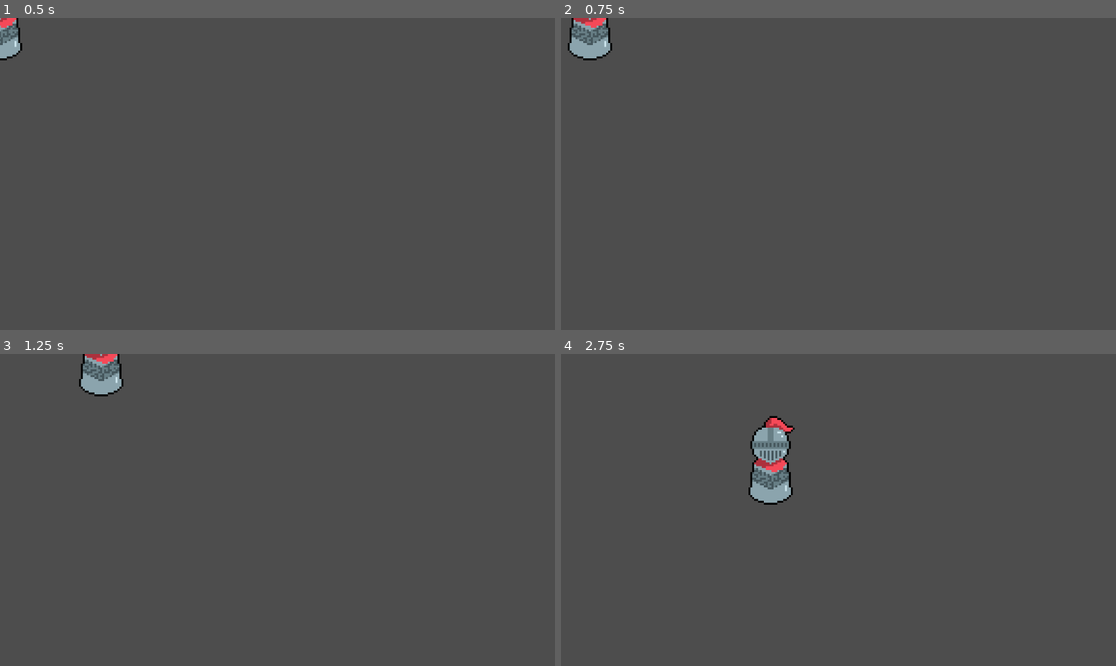
Above: before the commit, frames 1-4 (two rows, left to right).
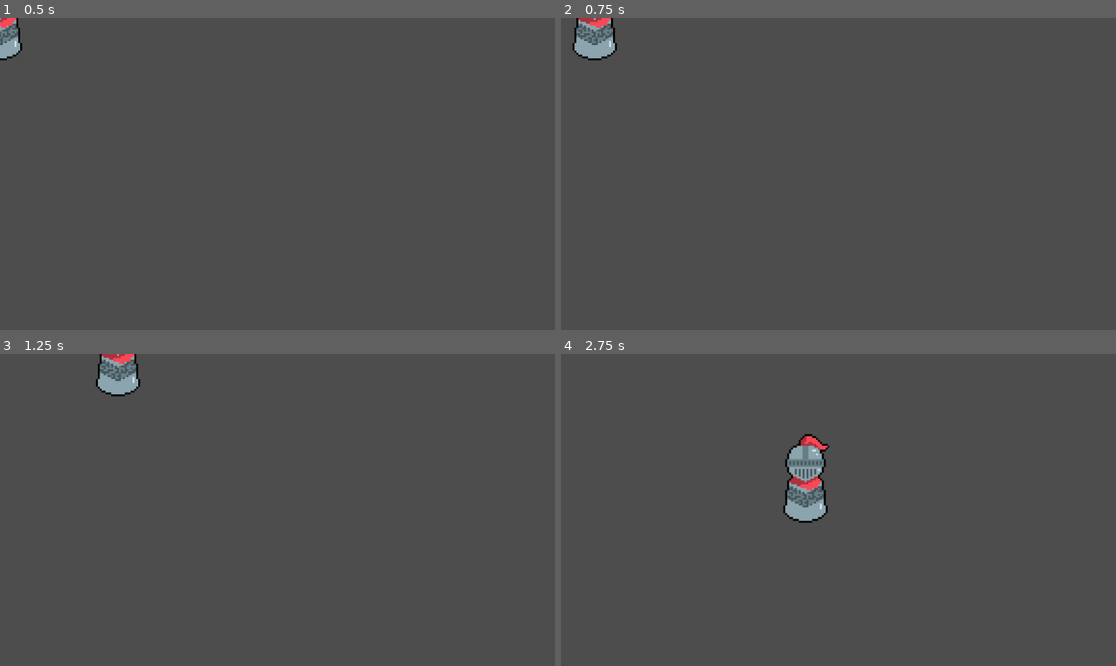
Above: after the commit, the same moments.

Repository: miamats04/EG_For_Learning_Beavs
Game: Godot game, scene res://Game_Files/Scenes/Player/Player_Demo.tscn
Same seed, same stepped clock (60 frames per second), same inputs: the game is played once before the commit and once after it. The project has no main scene, so this scene is started directly.
Inputs:
- Up to frame 1 (0.5 s): no input
- Up to frame 2 (0.75 s): tap Enter at 0.5 s; hold D (Move_Right) from 0.53 s (still down)
- Up to frame 3 (1.25 s): keep holding D (Move_Right)
- Up to frame 4 (2.75 s): release D (Move_Right) at 1.28 s; hold S (Move_Down) 1.28-2.03 s; hold D (Move_Right) from 2.03 s (still down)

Frame 1 is identical in both runs. In frame 2, 0.6% of the frame differs, in the area x 1-11%, y 0-14%; in frame 3, 1.0%; in frame 4, 3.1%, in the area x 33-49%, y 19-55%.

Commit message:
Comments for player movement demo
Added some small comments to the move demo to explain the code a bit more.

Diff:
--- a/Game_Files/Scripts/player_demo.gd
+++ b/Game_Files/Scripts/player_demo.gd
@@ -1,10 +1,13 @@
 extends CharacterBody2D
 
-const SPEED = 300.0
+const SPEED = 350.0
 
 func _physics_process(_delta):
 
+	#Input_directon is a vector variable determined by user input.
 	var input_direction = Input.get_vector("Move_Left", "Move_Right", "Move_Up", "Move_Down")
+
 	velocity = input_direction * SPEED
 
+	#Built in function within Godot that deals with player movement
 	move_and_slide()
